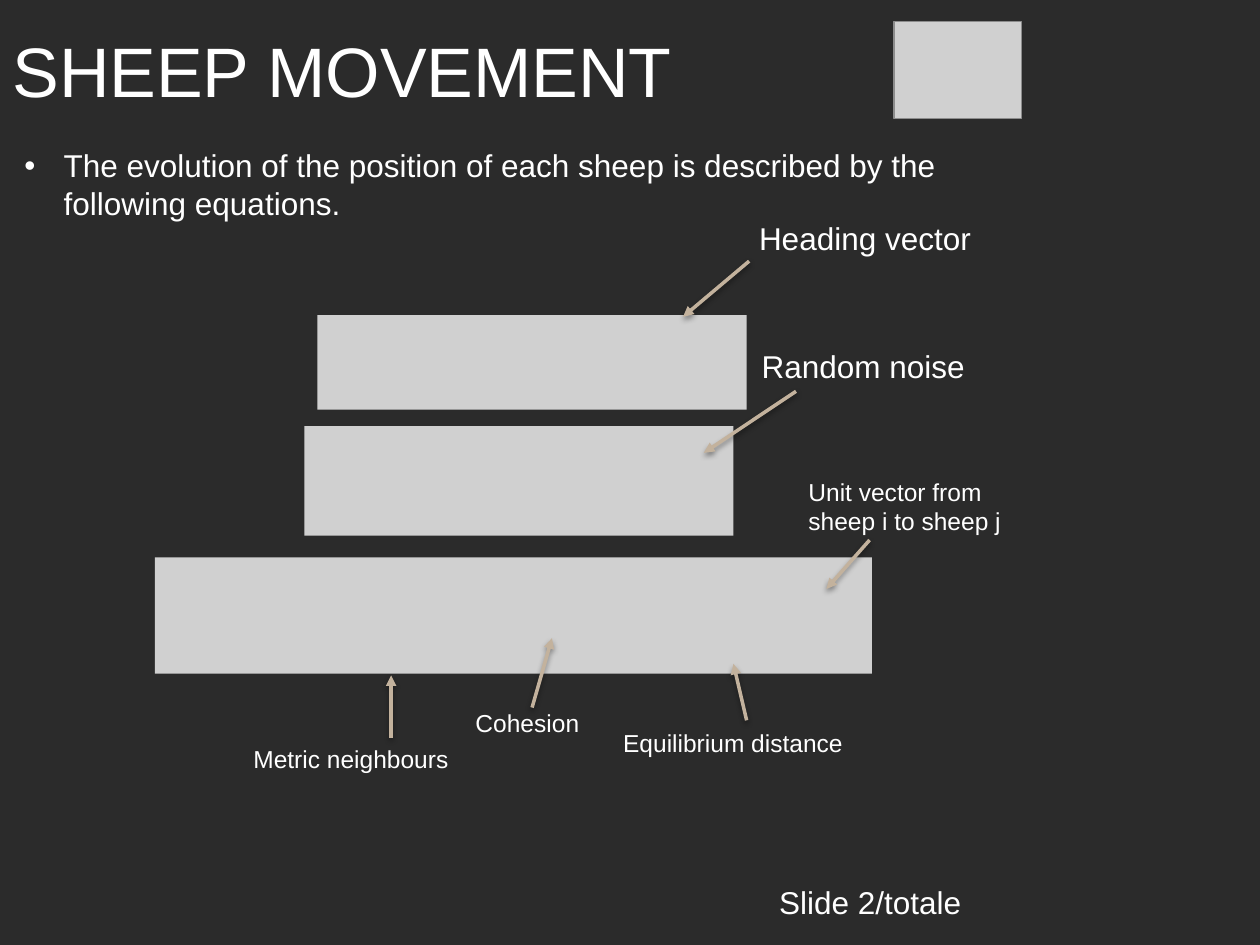
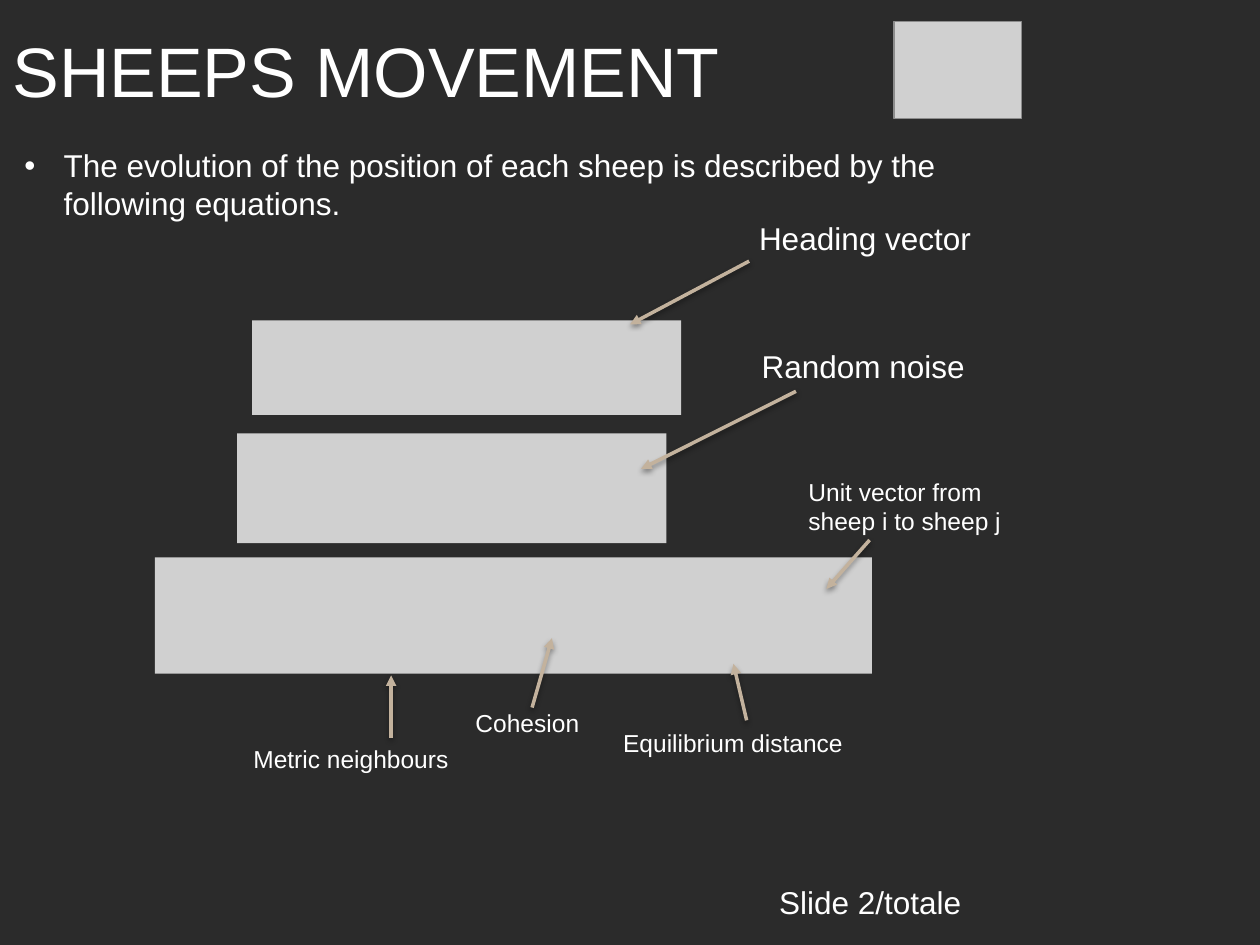
Before and after one commit to LorenzoCurcio/Progetto-ACTAM, a slide deck: slide 3 of Presentazione.pptx. Drawn at 1260x945 pixels with LibreOffice and Linux fonts; fonts in the diff are those of the drawing; grey boxes stand for pictures; background and template pictures are left out; a plain dark background stands for a picture behind light text. Boxes give left, top, right and bottom in pixels: in the first picture for what was removed or moved away, otherwise in the second. Text is boxed around its words. In the diff, an @@ line names an element or a change of style, - is before the commit and + after.

Commit message:
Presentazione

```diff
--- a/Presentazione.pptx
+++ b/Presentazione.pptx
@@ text at bbox=[12, 48, 719, 98]: text changed @@
-SHEEP MOVEMENT
+SHEEPS MOVEMENT
@@ arrow moved from (750, 261) - (683, 316) to (750, 261) - (630, 325) @@
@@ picture: place and size @@
-picture at bbox=[318, 315, 747, 410]
+picture at bbox=[252, 320, 682, 415]
@@ arrow moved from (796, 392) - (704, 452) to (796, 392) - (641, 469) @@
@@ picture: place and size @@
-picture at bbox=[305, 426, 735, 536]
+picture at bbox=[237, 433, 667, 543]
```
Also in this commit, not shown: 6 other slides changed, 1 other file.
